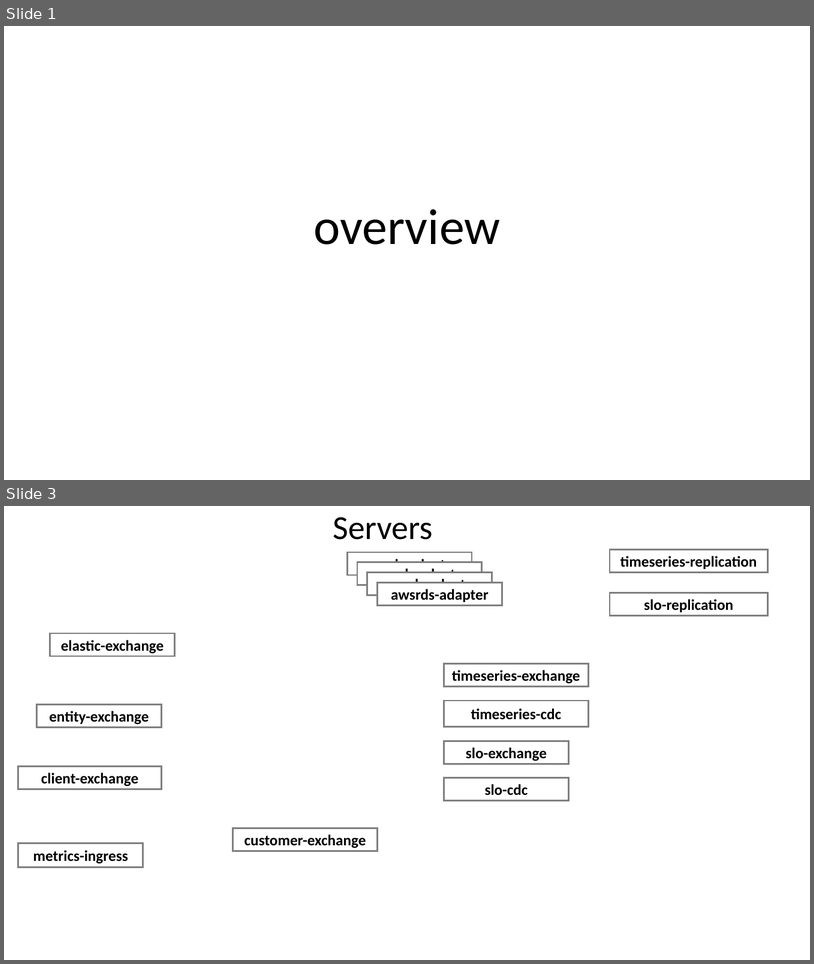
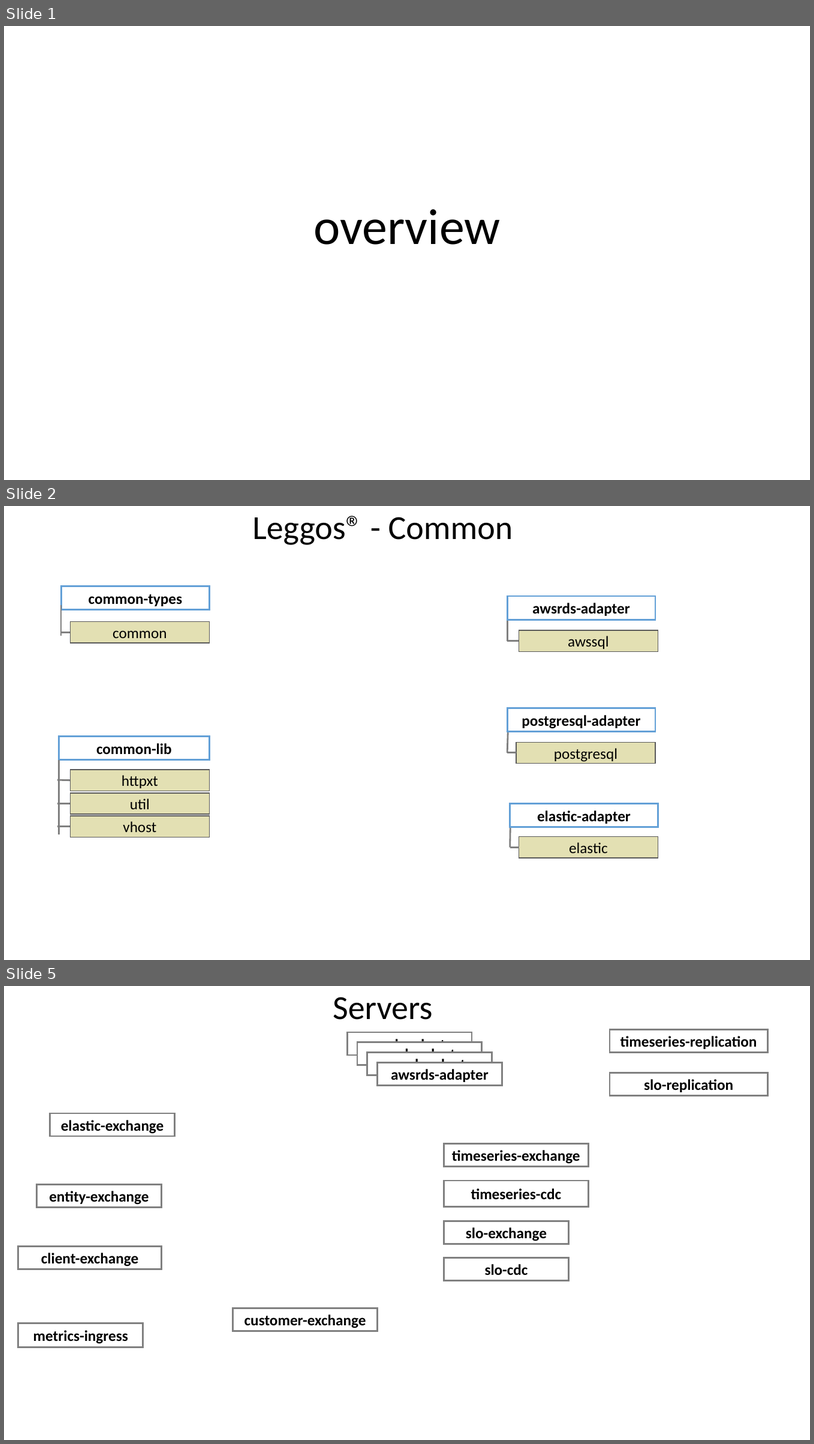
Before and after one commit to idiomatic-go/application-architecture, a slide deck: GO-Micro-Resources-Application.pptx. Shown one above the other, each under a label of ours: slides 1 and 3 before the commit, slides 1, 2 and 5 after it; the slides between them are not shown. The pictures are 814x964 and 814x1444 pixels, drawn with LibreOffice and Linux fonts; fonts in the diff are those of the drawing. Boxes give left, top, right and bottom in pixels: in the first picture for what was removed or moved away, otherwise in the second. Text is boxed around its words. In the diff, an @@ line names an element or a change of style, - is before the commit and + after.

```diff
--- a/GO-Micro-Resources-Application.pptx
+++ b/GO-Micro-Resources-Application.pptx
@@ slide 2 added at [4, 506, 810, 960], background #FFFFFF @@
@@ title added at [252, 516, 513, 545], 40 pt, text #000000 @@
+Leggos® - Common
@@ rectangle added at [62, 586, 210, 610], fill #FFFFFF, outline #63A0D7 2 pt, 18 pt, text #000000, bold @@
+common-types
@@ line added from (61, 605) to (61, 636), #808080 2 pt @@
@@ rectangle added at [508, 596, 656, 620], fill #FFFFFF, outline #63A0D7 2 pt, 18 pt, text #000000, bold @@
+awsrds-adapter
@@ rectangle added at [71, 622, 210, 643], fill #E3E0B3, outline #595959 1 pt, 18 pt, text #000000 @@
+common
@@ line added from (508, 615) to (508, 641), #808080 2 pt @@
@@ rectangle added at [519, 630, 659, 651], fill #E3E0B3, outline #595959 1 pt, 18 pt, text #000000 @@
+awssql
@@ line added from (61, 633) to (71, 633), #808080 2 pt @@
@@ line added from (508, 641) to (519, 641), #808080 2 pt @@
@@ rectangle added at [508, 708, 656, 732], fill #FFFFFF, outline #63A0D7 2 pt, 18 pt, text #000000, bold @@
+postgresql-adapter
@@ rectangle added at [59, 736, 210, 759], fill #FFFFFF, outline #63A0D7 2 pt, 18 pt, text #000000, bold @@
+common-lib
@@ line added from (509, 723) to (508, 753), #808080 2 pt @@
@@ line added from (508, 753) to (516, 753), #808080 2 pt @@
@@ rectangle added at [516, 742, 656, 763], fill #E3E0B3, outline #595959 1 pt, 18 pt, text #000000 @@
+postgresql
@@ line added from (59, 759) to (59, 834), #808080 2 pt @@
@@ rectangle added at [71, 770, 210, 791], fill #E3E0B3, outline #595959 1 pt, 18 pt, text #000000 @@
+httpxt
@@ line added from (71, 780) to (57, 780), #808080 2 pt @@
@@ rectangle added at [71, 793, 210, 814], fill #E3E0B3, outline #595959 1 pt, 18 pt, text #000000 @@
+util
@@ line added from (57, 804) to (71, 804), #808080 2 pt @@
@@ rectangle added at [510, 803, 659, 826], fill #FFFFFF, outline #63A0D7 2 pt, 18 pt, text #000000, bold @@
+elastic-adapter
@@ line added from (71, 826) to (57, 826), #808080 2 pt @@
@@ rectangle added at [71, 816, 210, 837], fill #E3E0B3, outline #595959 1 pt, 18 pt, text #000000 @@
+vhost
@@ line added from (511, 822) to (510, 847), #808080 2 pt @@
@@ line added from (510, 847) to (519, 847), #808080 2 pt @@
@@ rectangle added at [519, 837, 659, 858], fill #E3E0B3, outline #595959 1 pt, 18 pt, text #000000 @@
+elastic
@@ what was slide 3 is now slide 5 @@
```
Also in this commit, not shown: 1 slide changed, 1 other slide added.
